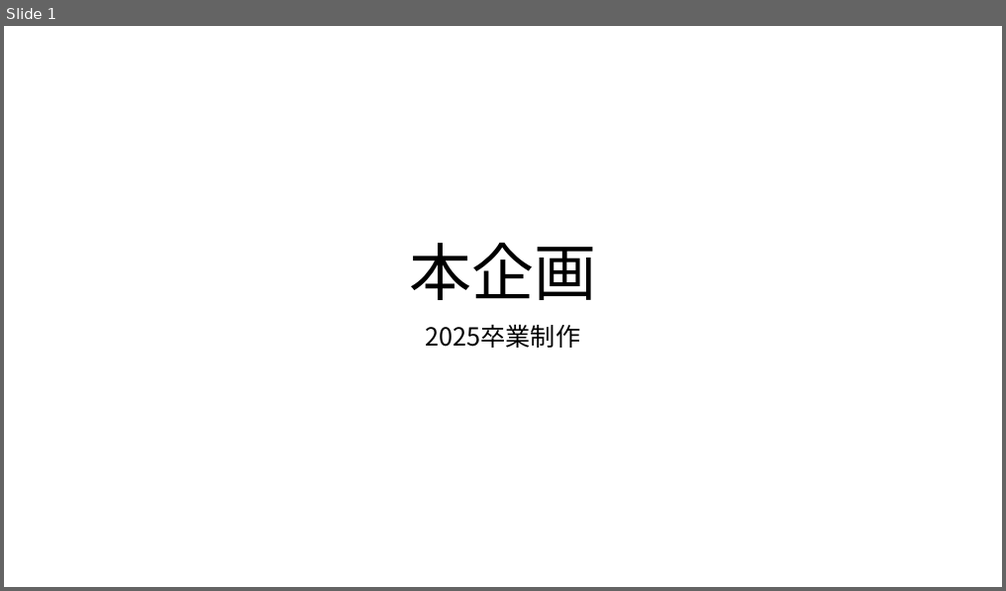
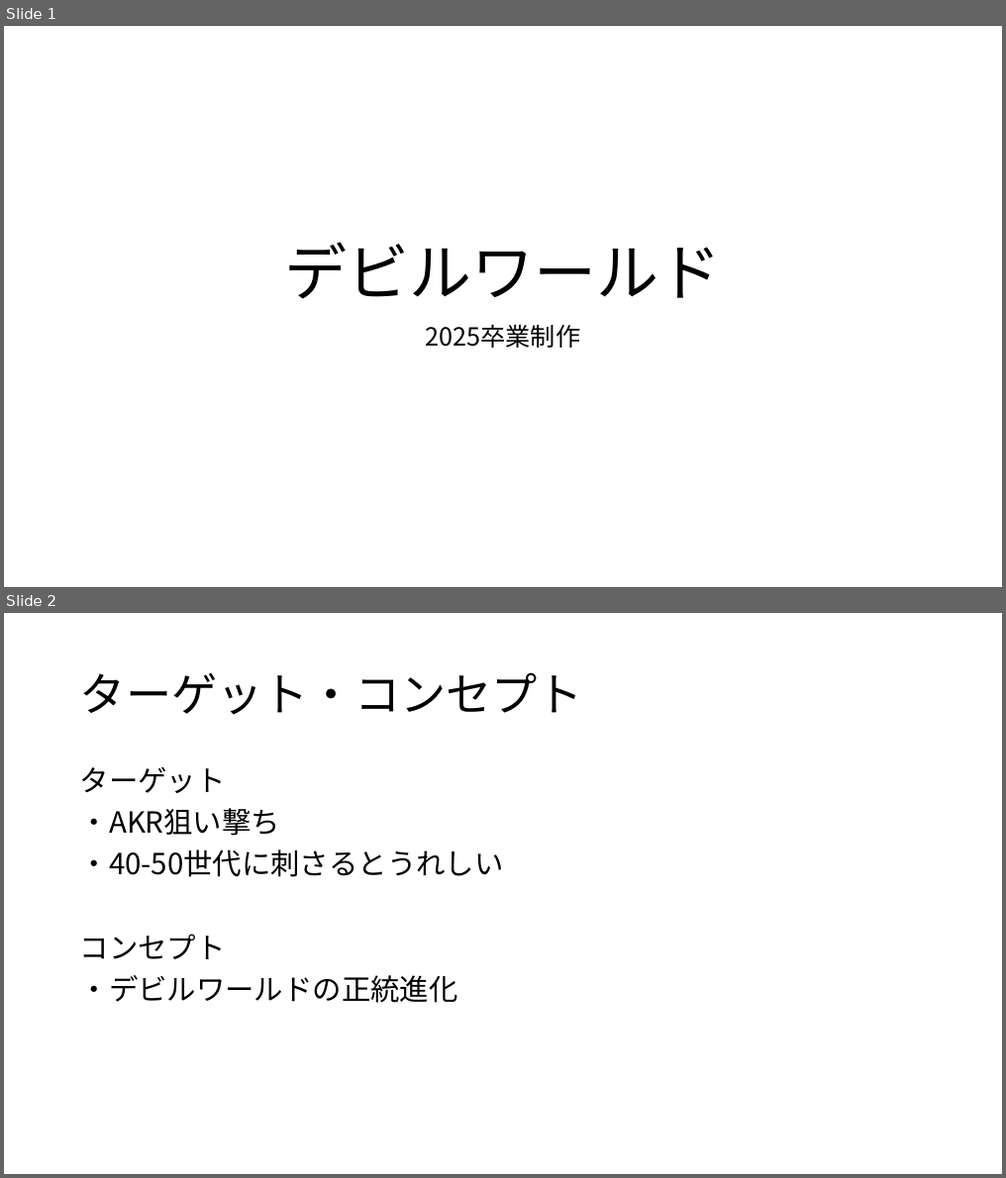
Before and after one commit to TomoyaKanazaki/Graduation, a slide deck: 03_pranning/00_本企画.pptx. Shown one above the other, each under a label of ours: slide 1 before the commit, slides 1 and 2 after it. The pictures are 1006x591 and 1006x1178 pixels, drawn with LibreOffice and Linux fonts; fonts in the diff are those of the drawing. Boxes give left, top, right and bottom in pixels: in the first picture for what was removed or moved away, otherwise in the second. Text is boxed around its words. In the diff, an @@ line names an element or a change of style, - is before the commit and + after.

Commit message:
本企画更新

```diff
--- a/03_pranning/00_本企画.pptx
+++ b/03_pranning/00_本企画.pptx
@@ slide 2 added at bbox=[4, 613, 1002, 1174], background #FFFFFF @@
@@ title added at bbox=[80, 672, 583, 715], 44 pt, text #000000 @@
+ターゲット・コンセプト
@@ text added at bbox=[80, 766, 504, 1003], 28 pt, text #000000 @@
+ターゲット
+・AKR狙い撃ち
+・40-50世代に刺さるとうれしい
+コンセプト
+・デビルワールドの正統進化
@@ slide 1 changed as well @@
@@ title at bbox=[284, 242, 721, 299]: text changed @@
-本企画
+デビルワールド
```
Also in this commit, not shown: 1 other slide added.
